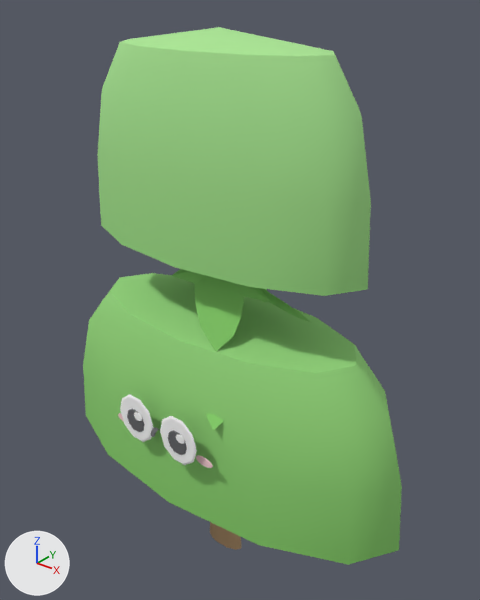
Two versions of the glTF model web-forest/public/model/species/coleus-scutellarioides.glb, one commit apart.
The view is the same before and after, from a 50 mm lens placed at (0.429, -0.499, 0.676), pointed at (0.008, 0.027, 0.35). Arrows for +X, +Y and +Z are at lower left; the lights stay in place. The older version comes first. Vertices at exactly the same position are counted once.

In view in the first picture: 'p12', 'stem' and 2 more.
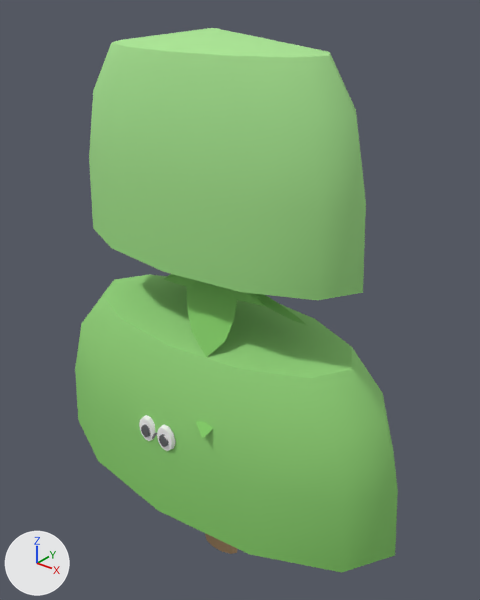
ob_body is not drawn itself; it is the parent of ob_stem, ob_p0, ob_p1, ob_p2, ob_p3, ob_p4, ob_p5, ob_p6.

What the commit changed:
me_mesh_0 is used by ob_stem; parent ob_body; location (0.0, 0.0, 0.0).
me_mesh_0 had 338 vertices, 628 faces and spanned x -0.304..0.304, y -0.359..0.304, z 0.0..1.0.
me_mesh_0 now has 380 vertices, 708 faces and spans x -0.304..0.304, y -0.307..0.304, z 0.0..1.0.
me_mesh_0 part 1: the loose piece of 38 vertices spanning x -0.004..0.004, y -0.359..-0.321, z 0.377..0.387 is deleted.
Part 2, on me_mesh_0:
30 vertices are removed from x -0.076..0.087, y -0.347..-0.313, z 0.357..0.426.
194 faces are deleted.
146 vertices move from x -0.091..0.091, y -0.347..-0.313, z 0.342..0.429 to x -0.043..0.043, y -0.3..-0.212, z 0.329..0.407.
28 vertices are added at x -0.017..0.043, y -0.3..-0.225, z 0.359..0.415.
194 new faces join them.
me_mesh_0 part 3: 84 kept faces spanning x -0.043..0.043, y -0.3..-0.212, z 0.329..0.407 get new vertex colours.
Other edits to the shape of me_mesh_0 do not show in these pictures.
Object 'body' (ob_body) moves from (0.0, 0.00682, 0.0) to (0.0, -0.0019, 0.0).
Object 'body' (ob_body) is rescaled from (0.784, 0.328, 0.634) to (0.784, 0.356, 0.634).

Boxes [x1, y1, x2, y2] around the edits, measured in the pictures (480 x 600 px; the box of a moved part takes in the faces that stretch with it):
'stem', reshaped, moved, rescaled: before [83, 27, 402, 565]; after [75, 28, 398, 573]
'p12', moved, rescaled: before [171, 269, 270, 351]; after [164, 274, 264, 357]
'p11', moved, rescaled: before [260, 288, 312, 323]; after [255, 294, 308, 326]
'p9', moved, rescaled (mostly hidden): before [206, 414, 223, 430]; after [196, 421, 213, 438]
part 1 of me_mesh_0, deleted: before [150, 427, 160, 437]
part 2 of me_mesh_0, moved or reshaped: before [118, 394, 213, 468]; after [139, 415, 176, 451]
part 3 of me_mesh_0, recoloured: before [118, 409, 213, 468]; after [143, 424, 166, 439]
